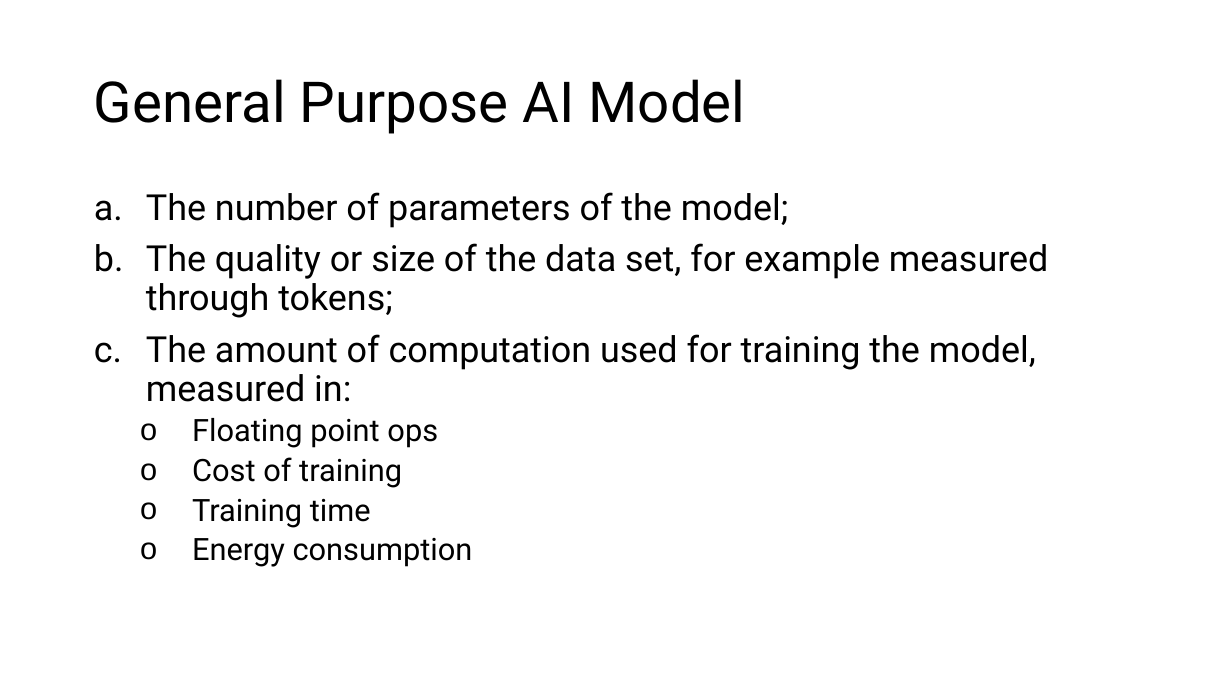
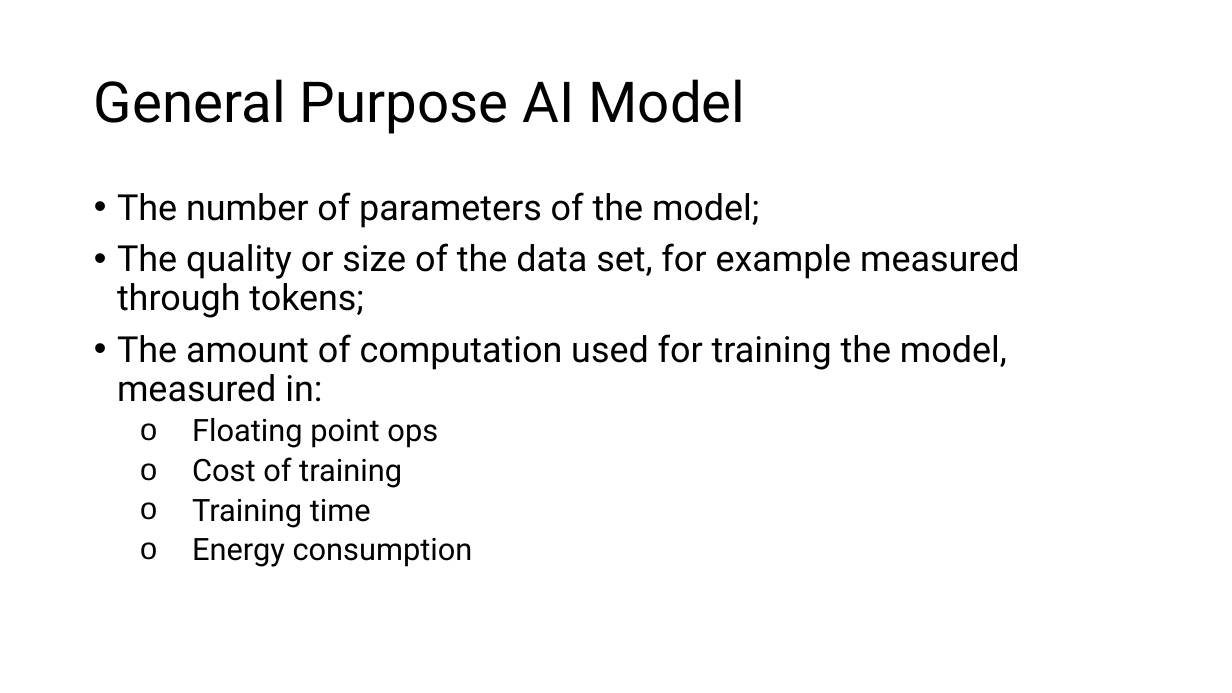
Before and after one commit to acceleratescience/large-language-models, a slide deck: slide 14 of slides/1-intro.pptx (slide 15 before the commit). Drawn at 1232x693 pixels with LibreOffice and Linux fonts; fonts in the diff are those of the drawing. Boxes give left, top, right and bottom in pixels: in the first picture for what was removed or moved away, otherwise in the second. Text is boxed around its words. In the diff, an @@ line names an element or a change of style, - is before the commit and + after.

```diff
--- a/slides/1-intro.pptx
+++ b/slides/1-intro.pptx
@@ text at <box>117,192,1019,402</box>: bullet a. to • @@
```
Also in this commit, not shown: 10 other slides changed, 1 slide removed.
